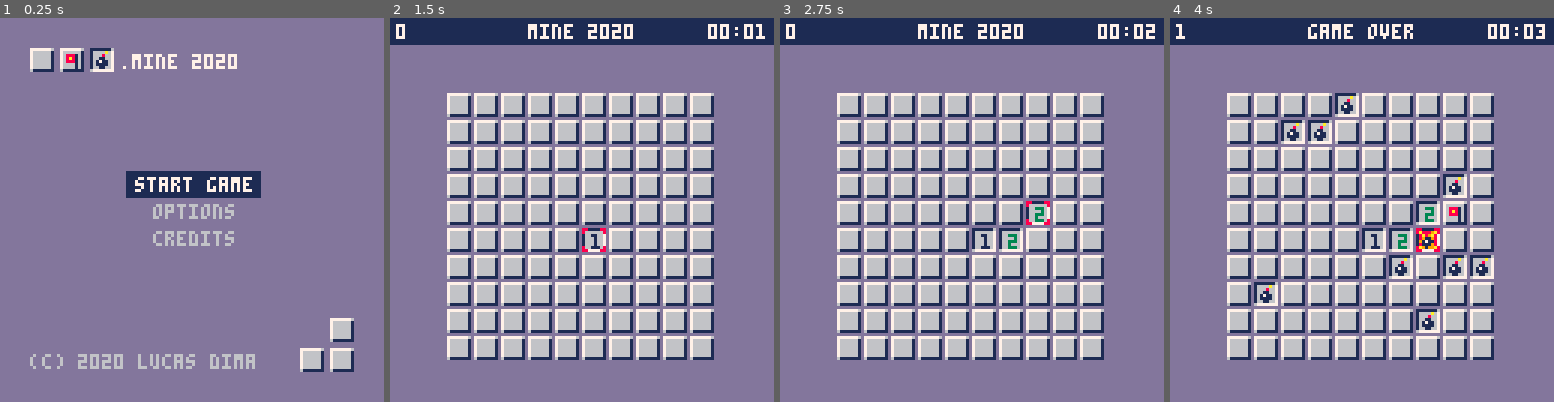
Above: before the commit, frames 1-4 (left to right).
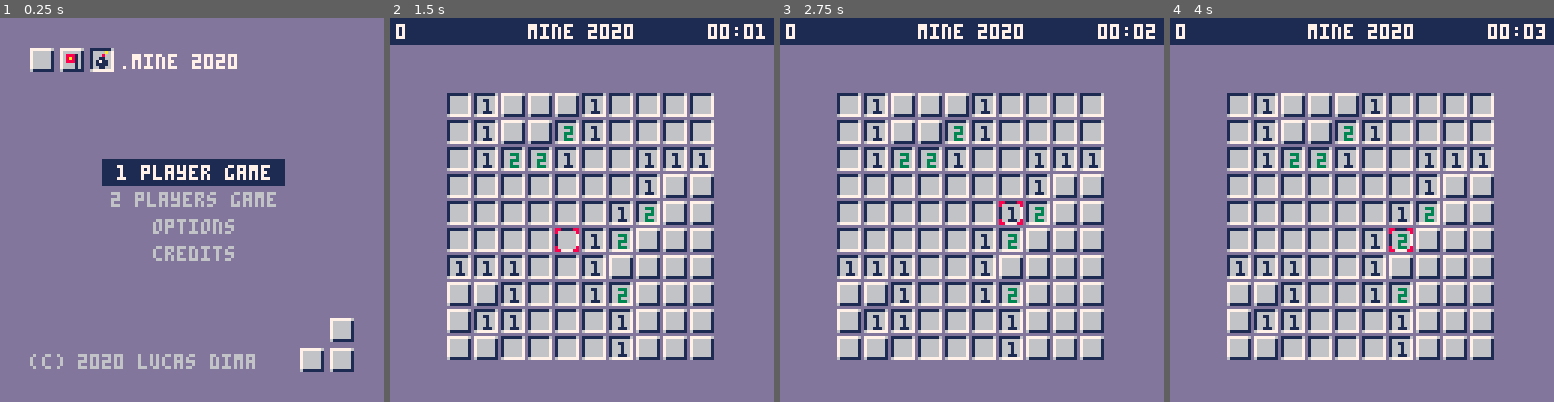
Above: after the commit, the same moments.

Repository: lucdima/mine2020
Game: PICO-8 cartridge mine.p8
The game is run twice, just before and just after one commit, with the same random seed, the same clock (stepped at 60 frames per second) and the same inputs.
Inputs:
- Up to frame 1 (0.25 s): no input
- Up to frame 2 (1.5 s): tap X (X key) at 0.33, 1.07 s; tap O (Z key) at 0.7 s
- Up to frame 3 (2.75 s): hold Right 1.6-2.1 s; hold P2 Left 1.6-2.1 s; tap O (Z key) at 1.7, 2.1, 2.5 s; tap X (X key) at 1.85 s; hold Up 2.15-2.42 s; hold P2 Down 2.15-2.42 s; hold Right from 2.47 s (still down); hold P2 Left from 2.47 s (still down)
- Up to frame 4 (4 s): tap O (Z key) at 2.9, 3.3, 3.7 s; tap X (X key) at 2.97 s; release Right at 3.03 s; release P2 Left at 3.03 s; hold Left 3.08-3.58 s; hold P2 Right 3.08-3.58 s; hold Down 3.63-3.97 s; hold P2 Up 3.63-3.97 s

The runs differ from the first frame. In frame 1, 5.5% of the frame differs, in the area x 26-75%, y 36-64%; in frame 2, 12%; in frame 3, 12%; in frame 4, 15%, in the area x 1-85%, y 1-90%.

Commit message:
Add two players game

Diff:
--- a/mine.p8
+++ b/mine.p8
@@ -7,7 +7,8 @@
     make_sound_manager(sound_enable)
     make_intro()
     make_board(size,bombs)
-    make_cursor(flr(board.size/2),flr(board.size/2))
+    make_cursor(flr(board.size/2-1),flr(board.size/2))
+    make_cursor_2(flr(board.size/2),flr(board.size/2))
     make_timer()
     make_hud(timer)
     make_menu()
@@ -20,6 +21,7 @@
         menu:update()
     elseif game.state==1 then
         cursor:action()
+        if game.players==2 then cursor_2:action() end
         timer:update()
     elseif game.state==2 then
         if any_key() then
@@ -43,10 +45,12 @@
     elseif game.state==1 then
         board:draw()
         cursor:draw()
+        if game.players==2 then cursor_2:draw() end
         hud:draw()
     elseif game.state==2 or game.state==3 then
         hud:draw()
         cursor:draw()
+        if game.players==2 then cursor_2:draw() end
     elseif game.state==4 then
         intro:draw()
         options_menu:draw()
@@ -64,7 +68,7 @@
     game={
         state=0,
         start=0,
-        sound=true,
+        players=1
     }
 end
 
@@ -101,7 +105,8 @@
         vertical_margin=2,
         horizontal_margin=3,
         menu_items={
-            'start game',
+            '1 player game',
+            '2 players game',
             'options',
             'credits',
         },
@@ -140,10 +145,15 @@
             if (btnp(3) and self.selected<#self.menu_items) self.selected+=1
             if (btnp(4) or btnp(5)) then
                 cls(13)
-                if self.selected==1 then
+                if self.selected==1then
                     game.state=1
+                    game.players=1
                     sound_manager:play_start()
                 elseif self.selected==2 then
+                    game.state=1
+                    game.players=2
+                    sound_manager:play_start()
+                elseif self.selected==3 then
                     game.state=4
                 end
             end
@@ -311,7 +321,7 @@
 end
 
 function make_cursor(x,y)
-    cursor = {
+    cursor={
         x=x,
         y=y,
         draw=function(self)
@@ -346,6 +356,96 @@
                 self.handle_open_button(self)
             end
             if (btnp(5)) then
+                self.handle_flag_button(self)
+            end
+        end,
+        handle_flag_button=function(self)
+            local tile = board:get_tile(self.x,self.y)
+            if not tile:is_closed() then return end
+            if tile:get_flag() then
+                board:decrement_marked_bombs()
+                sound_manager:play_flag_off()
+                tile:set_flag(false)
+            else
+                board:increment_marked_bombs()
+                sound_manager:play_flag_on()
+                tile:set_flag(true)
+            end
+        end,
+        handle_open_button=function(self)
+            if game.start==0 then
+                sound_manager:play_uncover()
+                board:assign_bombs(self.x,self.y)
+                board:assign_nearby()
+                game.start=1
+            end
+            local tile = board:get_tile(self.x,self.y)
+            if tile:get_flag() then return end
+            tile.closed=false
+            if board:has_bomb(self.x,self.y) then
+                sound_manager:play_loose()
+                board:uncover_all()
+                game.state=2
+                board:draw()
+                spr(6,cursor.x * 9 + board.offset_x, cursor.y * 9 + board.offset_y)
+                cursor:draw()
+                hud:draw()
+                wait(5)
+                return
+            end
+            uncover_recursive(tile,board)
+            sound_manager:play_uncover()
+            board:count_uncovered()
+            if board:is_all_uncovered() then
+                sound_manager:play_win()
+                board:uncover_win()
+                game.state=3
+                board:draw()
+                cursor:draw()
+                hud:draw()
+                wait(30)
+                return
+            end
+        end,
+    }
+end
+
+function make_cursor_2(x,y)
+    cursor_2 = {
+        x=x,
+        y=y,
+        draw=function(self)
+            local spr_number=7
+            if self.x==cursor.x and self.y==cursor.y then spr_number=8 end
+            spr(spr_number,self.x * 9 + board.offset_x, self.y * 9 + board.offset_y)
+        end,
+        action=function(self)
+            -- Left
+            if btnp(0,1) and self.x>0 then
+                sound_manager:play_move_left()
+                self.x-=1
+            end
+            -- Right
+            if btnp(1,1) and self.x<board.size-1 then
+                sound_manager:play_move_right()
+                self.x+=1
+            end
+            -- Up
+            if btnp(2,1) and self.y>0 then
+                sound_manager:play_move_up()
+                self.y-=1
+            end
+            -- Down
+            if btnp(3,1) and self.y<board.size-1 then
+                sound_manager:play_move_down()
+                self.y+=1
+            end
+            local has_bomb=board:has_bomb(self.x,self.y)
+            local total=board:cound_surrounding(self.x, self.y)
+            if (btnp(4,1)) then
+                self.handle_open_button(self)
+            end
+            if (btnp(5,1)) then
                 self.handle_flag_button(self)
             end
         end,
@@ -718,7 +818,7 @@
 end
 
 function any_key()
-    return btnp(0) or btnp(1) or btnp(2) or btnp(3) or btnp(4) or btnp(5)
+    return btnp(0) or btnp(1) or btnp(2) or btnp(3) or btnp(4) or btnp(5) or btnp(0,1) or btnp(1,1) or btnp(2,1) or btnp(3,1) or btnp(4,1) or btnp(5,1)
 end
 
 function uncover_recursive(tile,board)
@@ -795,150 +895,150 @@
 
 function wait(a) for i = 1,a do flip() end end
 __gfx__
-00000000880000887777777600000000111111161111111611111116000000000000000000000000000000000000000000000000000000000000000000000000
-000000008000000876666661000000001666666716666a671a8889a7000000000000000000000000000000000000000000000000000000000000000000000000
+00000000880000887777777600000000111111161111111611111116cc0000cc880000cc00000000000000000000000000000000000000000000000000000000
+000000008000000876666661000000001666666716666a671a8889a7c000000c8000000c00000000000000000000000000000000000000000000000000000000
 00700700000000007666666100888100166666671666866718a89a87000000000000000000000000000000000000000000000000000000000000000000000000
 000770000000000076666661008a8100166666671661166718911987000000000000000000000000000000000000000000000000000000000000000000000000
 00077000000000007666666100888100166666671617116719171187000000000000000000000000000000000000000000000000000000000000000000000000
 00700700000000007666666100000100166666671611116718111987000000000000000000000000000000000000000000000000000000000000000000000000
-0000000080000008766666610000010016666667166116671a9199a7000000000000000000000000000000000000000000000000000000000000000000000000
-00000000880000886111111100000000677777776777777767777777000000000000000000000000000000000000000000000000000000000000000000000000
-…(139 lines of a section not shown)…
+0000000080000008766666610000010016666667166116671a9199a7c000000cc000000800000000000000000000000000000000000000000000000000000000
+00000000880000886111111100000000677777776777777767777777cc0000cccc00008800000000000000000000000000000000000000000000000000000000
+…(139 lines of a section not shown)…
